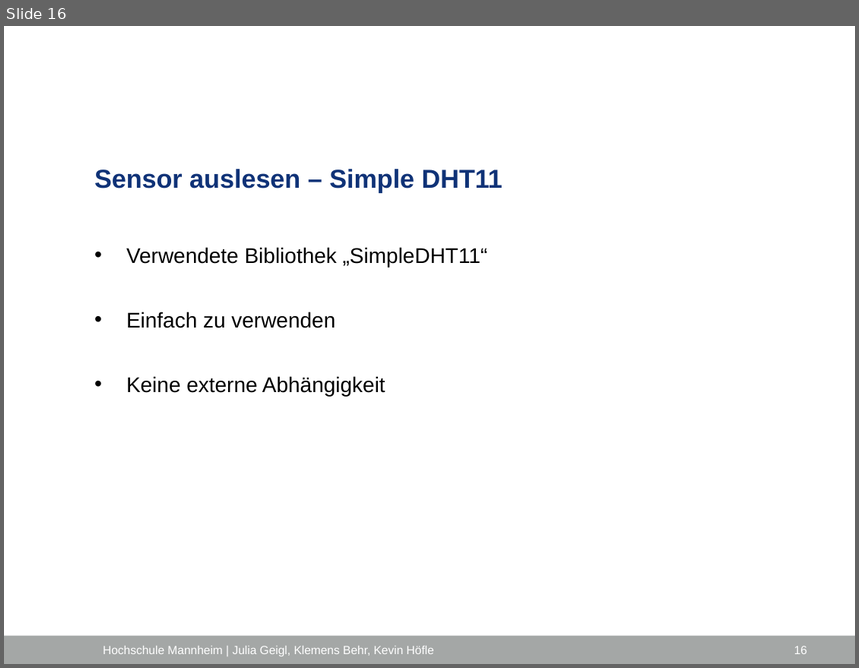
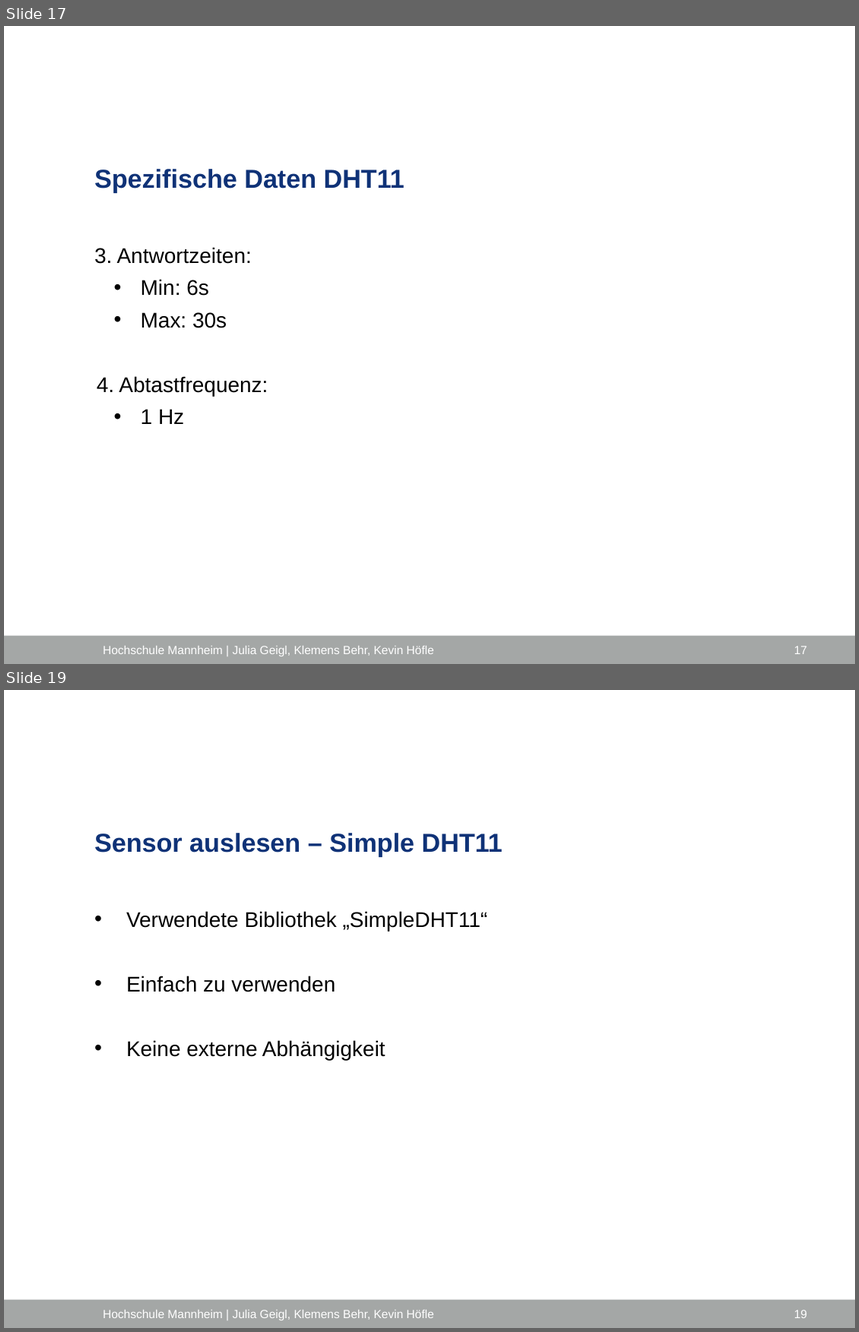
Before and after one commit to ProjektlaborEmbeddedSecurity/Presentation, a slide deck: PES_FH_VERS.pptx. Shown one above the other, each under a label of ours: slide 16 before the commit, slides 17 and 19 after it; the slides between them are not shown. The pictures are 859x668 and 859x1332 pixels, drawn with LibreOffice and Linux fonts; fonts in the diff are those of the drawing; background and template pictures are left out. Boxes give left, top, right and bottom in pixels: in the first picture for what was removed or moved away, otherwise in the second. Text is boxed around its words. In the diff, an @@ line names an element or a change of style, - is before the commit and + after.

```diff
--- a/PES_FH_VERS.pptx
+++ b/PES_FH_VERS.pptx
@@ slide 17 added at [4,26,855,664], background #FFFFFF; not listed: 1 template element that a slide beside it also shows @@
@@ title added at [94,169,405,192], 22 pt, text #0F3277, bold @@
+Spezifische Daten DHT11
@@ text added at [94,247,268,424], 18 pt, text #000000 @@
+3. Antwortzeiten:
+      • Min: 6s
+      • Max: 30s
+    4. Abtastfrequenz:
+      • 1 Hz
@@ text added at [103,646,434,657], 10 pt, text #FFFFFF @@
+Hochschule Mannheim | Julia Geigl, Klemens Behr, Kevin Höfle
@@ page number added at [794,646,807,655], 10 pt, text #FFFFFF @@
+17
@@ what was slide 16 is now slide 19 @@
@@ page number at [794,1310,807,1319]: text changed @@
-16
+19
```
Also in this commit, not shown: 1 slide changed, 2 other slides added.
